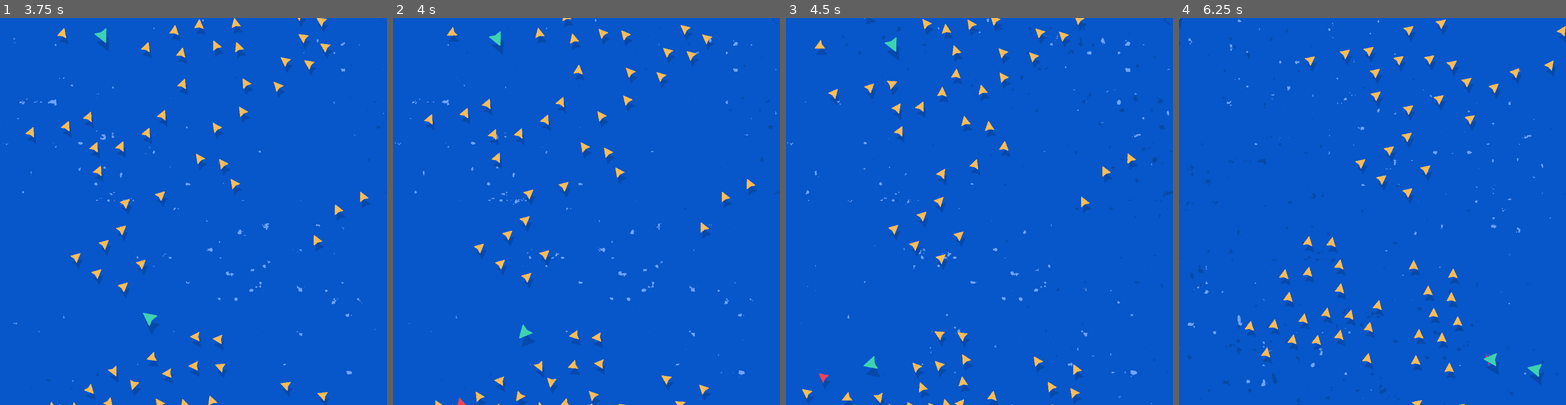
Above: before the commit, frames 1-4 (left to right).
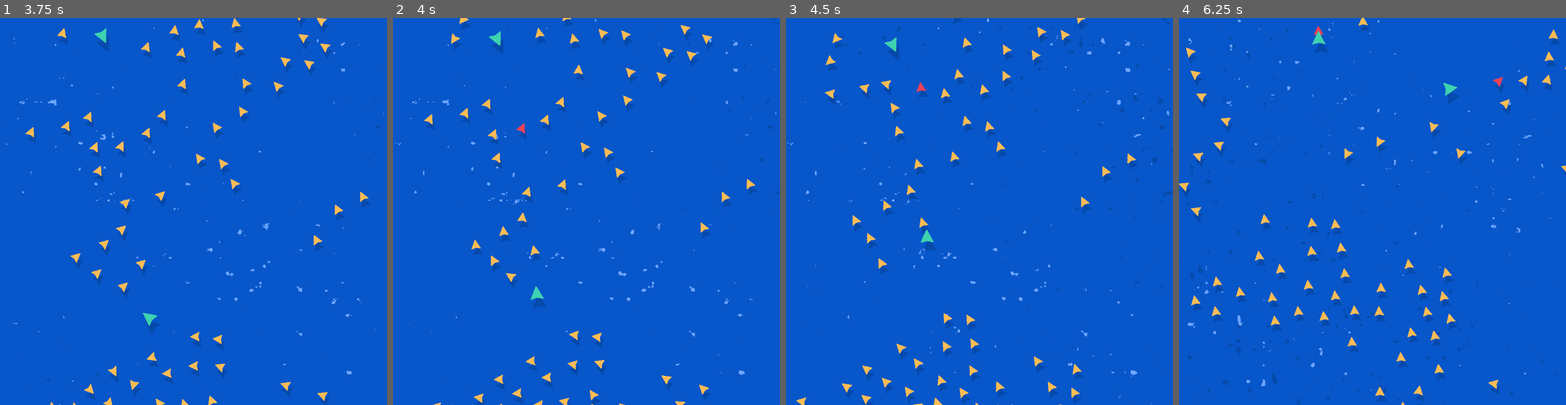
Above: after the commit, the same moments.

Repository: stefanhacks/goids
Game: Godot game, scene res://scenes/main.tscn
Two runs of this game, one before a commit and one after it. Both use one fixed random seed, a clock stepped at 60 frames per second and the inputs below. Before the commit the project has no main scene; this scene is started directly in both runs.
Inputs:
- Up to frame 1 (3.75 s): no input
- Up to frame 2 (4 s): no input
- Up to frame 3 (4.5 s): no input
- Up to frame 4 (6.25 s): no input

Frame 1 is identical in both runs. In frame 2, 1.6% of the frame differs, in the area x 8-61%, y 0-100%; in frame 3, 4.2%; in frame 4, 6.2%, in the area x 0-100%, y 0-100%.

Commit message:
Test, bugfixes, and seabed shader.

Diff:
--- a/project.godot
+++ b/project.godot
@@ -11,6 +11,7 @@
 [application]
 
 config/name="Goids"
+run/main_scene="res://scenes/main.tscn"
 config/features=PackedStringArray("4.3", "GL Compatibility")
 config/icon="res://icon.svg"
 
--- a/scenes/components/sea.tscn
+++ b/scenes/components/background.tscn
@@ -14,7 +14,7 @@
 shader_parameter/WATER2_COL = Color(0.0239819, 0.288883, 0.656382, 1)
 shader_parameter/FOAM_COL = Color(0.430733, 0.644559, 0.996744, 1)
 
-[node name="Sea" type="ColorRect"]
+[node name="Background" type="ColorRect"]
 z_index = -5
 y_sort_enabled = true
 material = SubResource("ShaderMaterial_wuqxe")
--- a/scenes/components/boid.gd
+++ b/scenes/components/boid.gd
@@ -15,8 +15,6 @@
 var speed = Constants.BOID_SPEED
 
 var tracking = false
-
-var predator = false
 var targeted = false:
 	set(value):
 		targeted = value
@@ -140,13 +138,14 @@
 
 
 func get_eaten() -> void:
+	splat_emitter.modulate = body_root.modulate
 	got_eaten.emit()
 	splat()
-	splat_emitter.finished.connect(func(): queue_free())
+	var boid = self
+	splat_emitter.finished.connect(func(): boid.queue_free())
 	body_root.visible = false
 	shadow_root.visible = false
 
 
 func splat() -> void:
-	splat_emitter.modulate = body_root.modulate
 	splat_emitter.emitting = true
--- a/scenes/components/predator_boid.gd
+++ b/scenes/components/predator_boid.gd
@@ -35,10 +35,11 @@
 	if (target != null):
 		var distance = position.distance_to(target.position)
 		if distance < biting_distance:
-			target.get_eaten()
 			var index = boids.find(target)
-			boids.pop_at(index)
+			var boid = boids.pop_at(index)
 			target = null
+
+			boid.get_eaten()
 			hunger = Constants.PREDATOR_MAX_HUNGER
 			speed = Constants.PREDATOR_SPEED
 
@@ -46,13 +47,13 @@
 # Returns normalized vector pointing towards target if exists.
 func _hunt() -> Vector2:
 	if target == null:
-		var targets = boids.filter(func(boid): return boid is not PredatorBoid)
+		var targets = boids.filter(func(boid): return boid is not PredatorBoid and boid.targeted == false)
 		if targets.size() == 0:
 			return Vector2.ZERO
 
-		var target_index = randi_range(0, targets.size())
+		var target_index = randi_range(0, targets.size() - 1)
 		var size = targets.size()
-		target = boids[target_index]
+		target = targets[target_index]
 		target.targeted = true
 
 	var wrapped_x = target.position.x + active_area.x * (1 if target.position.x < position.x else -1)
--- a/scenes/main.tscn
+++ b/scenes/main.tscn
@@ -1,11 +1,11 @@
 [gd_scene load_steps=3 format=3 uid="uid://dbxj31vvh468m"]
 
-[ext_resource type="PackedScene" uid="uid://bxjnm5b3cx4v7" path="res://scenes/components/sea.tscn" id="1_w6x63"]
+[ext_resource type="PackedScene" uid="uid://bguqqdgk4edue" path="res://scenes/components/background.tscn" id="1_lcm8a"]
 [ext_resource type="PackedScene" uid="uid://dvyeyhtbdg2r2" path="res://scenes/components/boids_manager.tscn" id="2_8517q"]
 
 [node name="Node2D" type="Node2D"]
 
-[node name="Sea" parent="." instance=ExtResource("1_w6x63")]
+[node name="Background" parent="." instance=ExtResource("1_lcm8a")]
 
 [node name="Camera2D" type="Camera2D" parent="."]
 offset = Vector2(15, 15)
--- a/scenes/tests/test_background.tscn
+++ b/scenes/tests/test_background.tscn
@@ -1,6 +1,6 @@
 [gd_scene load_steps=3 format=3 uid="uid://bshkmmhsekyuh"]
 
-[ext_resource type="PackedScene" uid="uid://bxjnm5b3cx4v7" path="res://scenes/components/sea.tscn" id="1_aeqjd"]
+[ext_resource type="PackedScene" uid="uid://bxjnm5b3cx4v7" path="res://scenes/components/background.tscn" id="1_aeqjd"]
 [ext_resource type="PackedScene" uid="uid://dpa5tro082qtk" path="res://scenes/components/boid.tscn" id="1_fho22"]
 
 [node name="Node2D" type="Node2D"]
--- a/scenes/tests/test_predator_boid.gd
+++ b/scenes/tests/test_predator_boid.gd
@@ -12,7 +12,6 @@
 
 		if boid.testing == true:
 			predator = boid
-			boid.predator = true
 			boid.tracking = true
 			boid._track()
 			predator.direction = Vector2(randf_range(-1.0, 1.0), randf_range(-1.0, 1.0)).normalized()
Not shown: 1 places in scenes/components/background.tscn that only renumber resources
